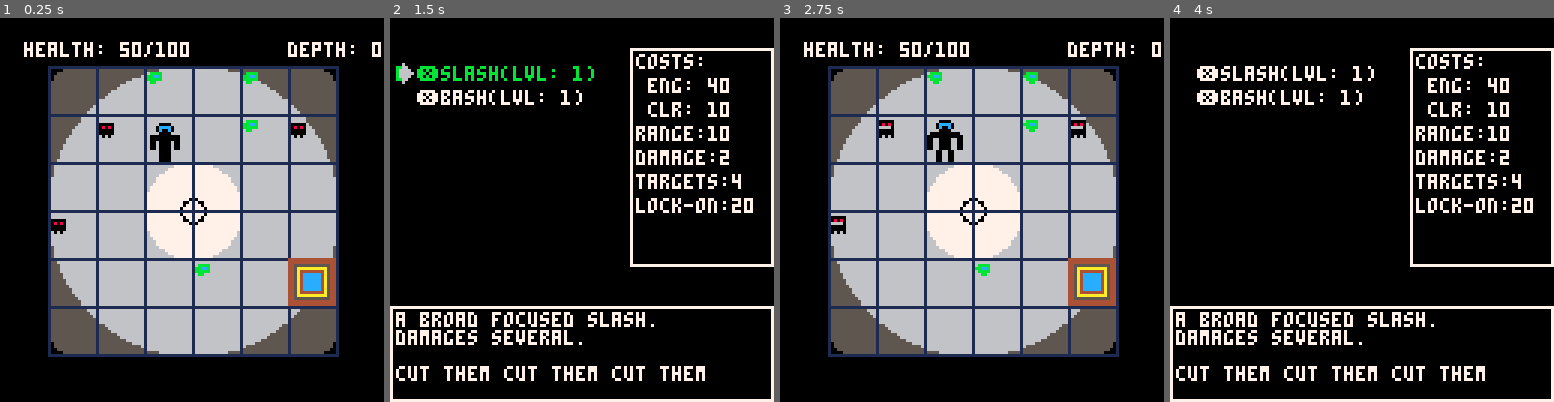
Above: before the commit, frames 1-4 (left to right).
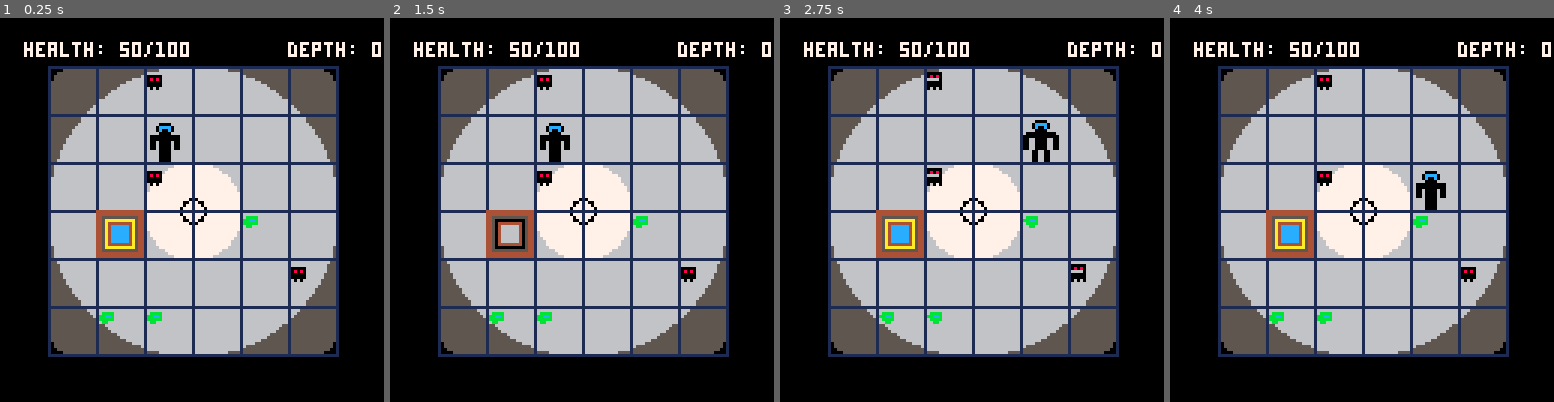
Above: after the commit, the same moments.

Repository: ash2q/into_madness
Game: PICO-8 cartridge into_madness.p8
The game is run twice, just before and just after one commit, with the same random seed, the same clock (stepped at 60 frames per second) and the same inputs.
Inputs:
- Up to frame 1 (0.25 s): no input
- Up to frame 2 (1.5 s): tap X (X key) at 0.33, 1.07 s; tap O (Z key) at 0.7 s
- Up to frame 3 (2.75 s): hold Right 1.6-2.1 s; tap O (Z key) at 1.7, 2.1, 2.5 s; tap X (X key) at 1.85 s; hold Up 2.15-2.42 s; hold Right from 2.47 s (still down)
- Up to frame 4 (4 s): tap O (Z key) at 2.9, 3.3, 3.7 s; tap X (X key) at 2.97 s; release Right at 3.03 s; hold Left 3.08-3.58 s; hold Down 3.63-3.97 s

The runs differ from the first frame. In frame 1, 4.3% of the frame differs, in the area x 13-88%, y 14-80%; in frame 2, 62%; in frame 3, 5.4%; in frame 4, 62%, in the area x 0-100%, y 6-100%.

Commit message:
Prevent equip mode if no equips available. Various dev mode removals

Diff:
--- a/into_madness.p8
+++ b/into_madness.p8
@@ -60,8 +60,8 @@
 	init_map_pool()
 	--tb_spawn_slime(4,5)
 	equip(p1,int_warrior)
-	local sword=gen_sword(20)
-	equip(p1,sword)
+	--local sword=gen_sword(20)
+	--equip(p1,sword)
 	rebuild_player(p1)
 	--sword=gen_sword(20)
 	--r=gen_sword(40)
@@ -664,8 +664,6 @@
 
 int_slime=nil
 int_splicer=nil
-pri_sword=nil
-pri_spear=nil
 loot_pool={}
 
 function add_loot(l)
@@ -695,33 +693,13 @@
 		luck=1,
 		moves={slash_move},
 	}
-	pri_sword={
+	start_module={
 		icon=13,
 		tb_t=tb_type.gear,
 		tb_anim=tb_anim_chest,
 		tb_spr_size=1,
-		name="sword",
-		desc=
-"a modern sword. nothing\n"..
-"special honestly, but feels good\n"..
-"in your hand",
 		moves={slash_move,bash_move},
 	}
-	--roll_stats(pri_sword,40)
-		add_loot(pri_sword)
-	pri_spear={
-		icon=37,
-		tb_t=tb_type.gear,
-		tb_anim=tb_anim_chest,
-		tb_spr_size=1,
-		name="spear",
-		desc=
-"a primitive spear. seems pretty\n"..
-"basic. faster than expected.",
-		moves={bash_move},
-	}
-	--roll_stats(pri_spear,40)
-	add_loot(pri_spear)
 
 end
 
@@ -1995,6 +1973,10 @@
 	else
 	end
 	local m=p1.moves[eq_line]
+	if m==nil then
+		eq_leave()
+		return
+	end
 	--bottom text (description)
 	rect(0,96,127,127,7)
 	print(m.desc,2,98,7)
--- a/src/1.specs.lua
+++ b/src/1.specs.lua
@@ -152,8 +152,6 @@
 
 int_slime=nil
 int_splicer=nil
-pri_sword=nil
-pri_spear=nil
 loot_pool={}
 
 function add_loot(l)
@@ -183,33 +181,13 @@
 		luck=1,
 		moves={slash_move},
 	}
-	pri_sword={
+	start_module={
 		icon=13,
 		tb_t=tb_type.gear,
 		tb_anim=tb_anim_chest,
 		tb_spr_size=1,
-		name="sword",
-		desc=
-"a modern sword. nothing\n"..
-"special honestly, but feels good\n"..
-"in your hand",
 		moves={slash_move,bash_move},
 	}
-	--roll_stats(pri_sword,40)
-		add_loot(pri_sword)
-	pri_spear={
-		icon=37,
-		tb_t=tb_type.gear,
-		tb_anim=tb_anim_chest,
-		tb_spr_size=1,
-		name="spear",
-		desc=
-"a primitive spear. seems pretty\n"..
-"basic. faster than expected.",
-		moves={bash_move},
-	}
-	--roll_stats(pri_spear,40)
-	add_loot(pri_spear)
 
 end
 
--- a/src/5.swap.lua
+++ b/src/5.swap.lua
@@ -51,6 +51,10 @@
 	else
 	end
 	local m=p1.moves[eq_line]
+	if m==nil then
+		eq_leave()
+		return
+	end
 	--bottom text (description)
 	rect(0,96,127,127,7)
 	print(m.desc,2,98,7)
